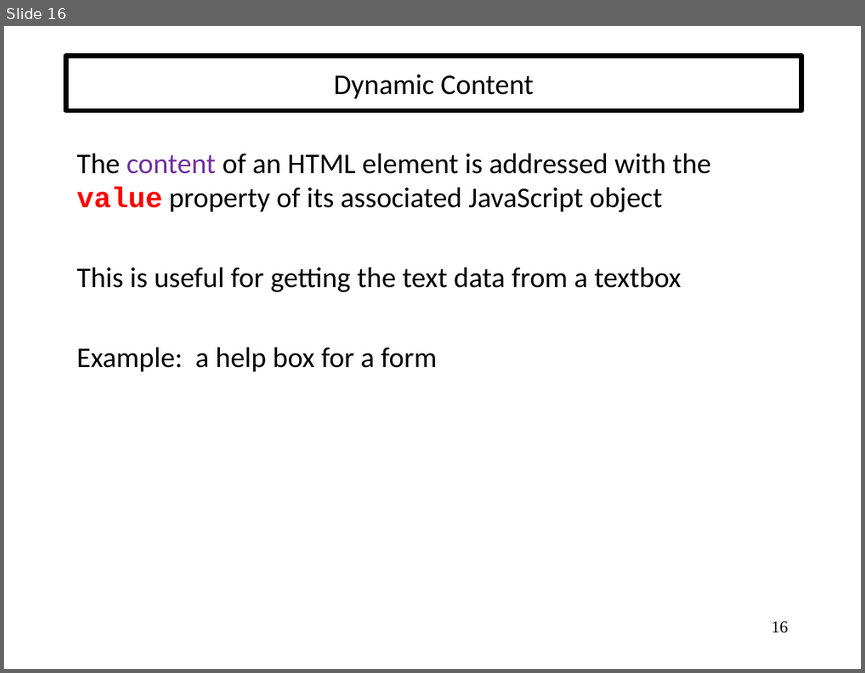
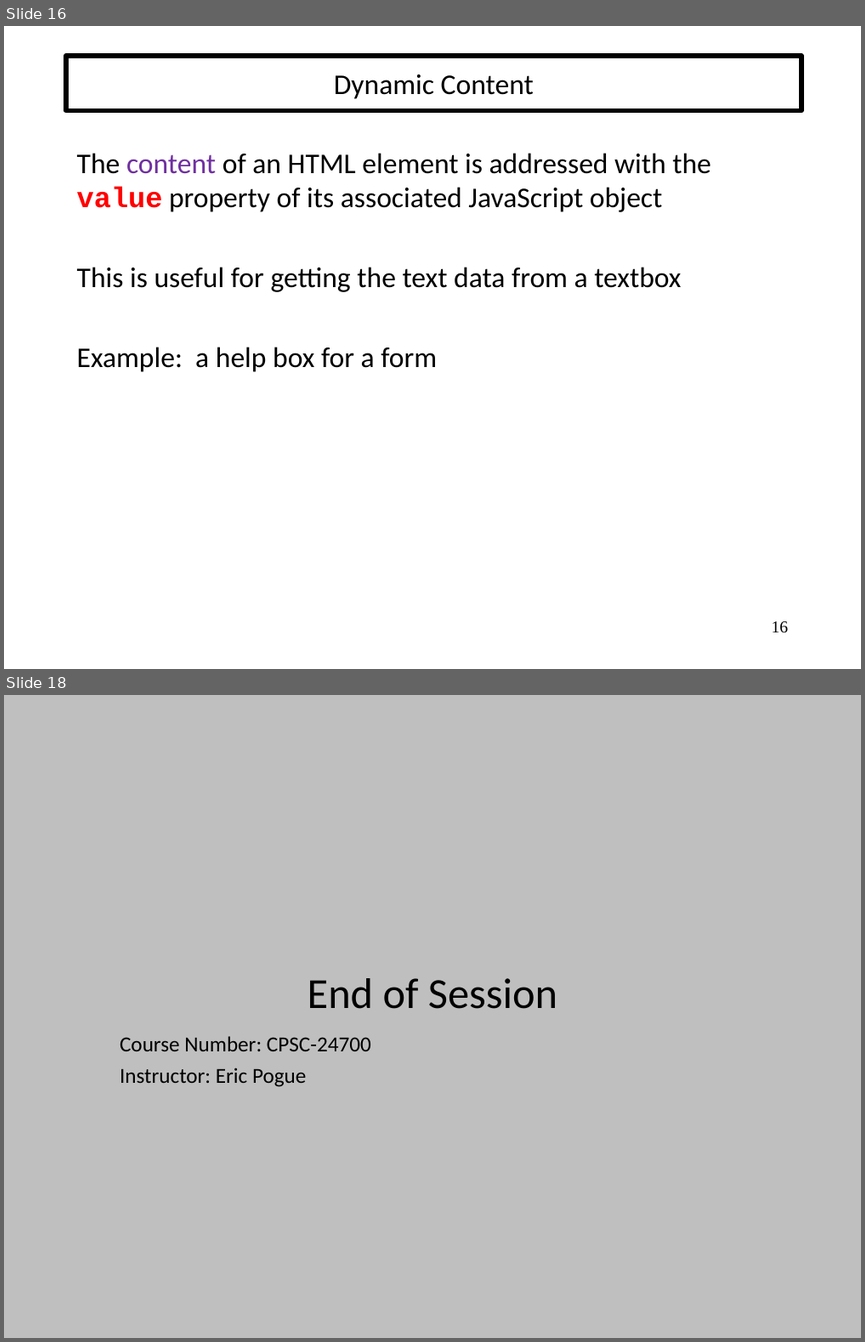
Before and after one commit to EricJPogue/www-epogue-info, a slide deck: CPSC-24700/Presentations/dynamic-documents-with-javascript.pptx. Shown one above the other, each under a label of ours: slide 16 before the commit, slides 16 and 18 after it; the slides between them are not shown. The pictures are 865x673 and 865x1342 pixels, drawn with LibreOffice and Linux fonts; fonts in the diff are those of the drawing. Boxes give left, top, right and bottom in pixels: in the first picture for what was removed or moved away, otherwise in the second. Text is boxed around its words. In the diff, an @@ line names an element or a change of style, - is before the commit and + after.

Commit message:
Updated session 18 documents.

```diff
--- a/CPSC-24700/Presentations/dynamic-documents-with-javascript.pptx
+++ b/CPSC-24700/Presentations/dynamic-documents-with-javascript.pptx
@@ slide 18 added at bbox=[4, 695, 861, 1338], background #BFBFBF @@
@@ title added at bbox=[307, 978, 557, 1009], 36 pt, text #000000 @@
+End of Session
@@ subtitle added at bbox=[120, 1036, 371, 1087], 18 pt, text #000000 @@
+Course Number: CPSC-24700
+Instructor: Eric Pogue
```
Also in this commit, not shown: 3 slides changed, 4 other files.
